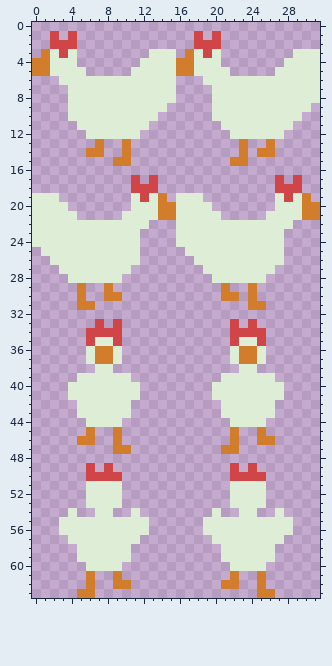
Two states of a pixel-art sprite, resrc/Chicken.png. Above is the file before it was changed.
The file is 64x128 pixels, drawn in blocks of 2x2; one block is one cell here.
After the commit:
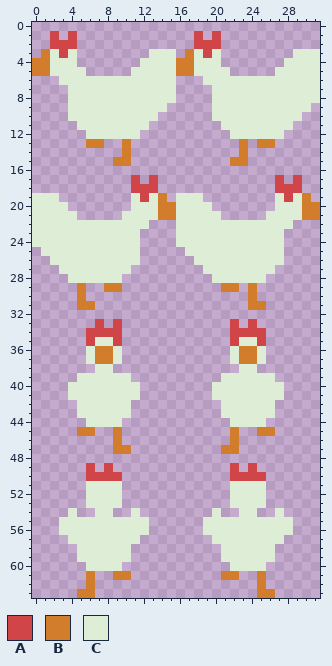
Palette (. is transparent): A #d04648  B #d27d2c  C #deeed6
The edit:
Changed rows in their new state; - is an unchanged pixel.
first column x 6:
13 B------------------B-
14 ..-----------------..
first column x 8:
29 -B------------B
30 ..-----------..
first column x 5:
45 B--------------------B
46 ..------------------..
first column x 9:
61 -B----------B-
62 ..----------..
